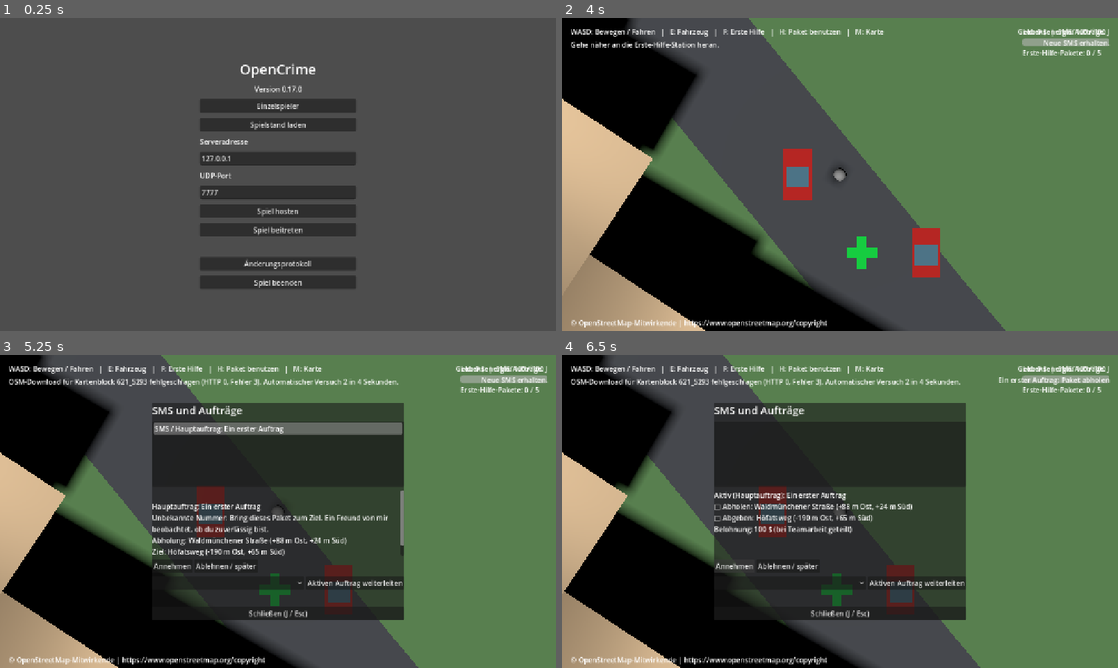
Above: before the commit, frames 1-4 (two rows, left to right).
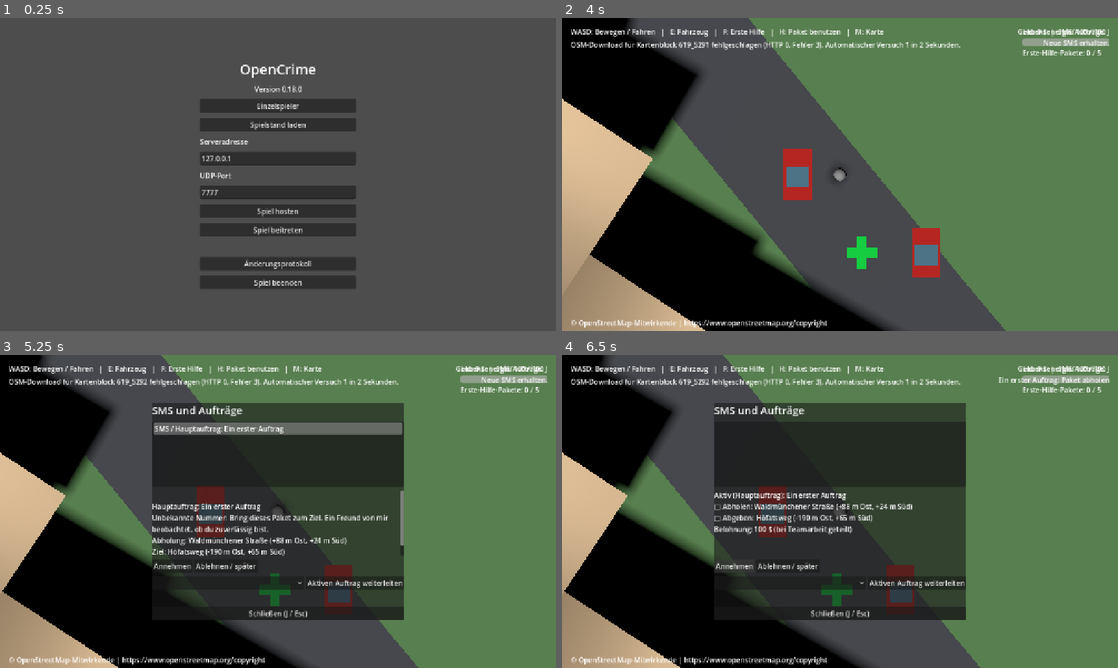
Above: after the commit, the same moments.

Repository: settstep/OpenCrime
Game: Godot game, scene res://scenes/menu.tscn
Two runs of this game, one before a commit and one after it. Both use one fixed random seed, a clock stepped at 60 frames per second and the inputs below.
Inputs (mouse positions are in pixels of both pictures, inside the frame that each line leads up to):
- Up to frame 1 (0.25 s): no input
- Up to frame 2 (4 s): click "Spiel beitreten" at 0.5 s; click "Spiel beitreten" at 1.25 s; click "Einzelspieler" at 2 s; click "Ort starten" at 2.75 s; tap Enter at 3.5 s; move the mouse to (962, 158) at 3.52 s; hold D (move_right) from 3.53 s (still down); hold F (first_aid) from 3.53 s (still down); click (962, 158) at 3.67 s
- Up to frame 3 (5.25 s): release D (move_right) at 4.25 s; release F (first_aid) at 4.25 s; drag from (166, 527) to (250, 574) at 4.27 s; move the mouse to (333, 442) at 5.02 s; hold D (move_right) from 5.03 s (still down); hold J (show_missions) from 5.03 s (still down)
- Up to frame 4 (6.5 s): release D (move_right) at 5.75 s; release J (show_missions) at 5.75 s; click "Annehmen" at 5.75 s

The runs differ from the first frame. In frame 1, less than 0.1% of the frame differs, in the area x 52-54%, y 21-24%; in frame 2, 0.8%, in the area x 2-72%, y 7-11%; in frame 3, less than 0.1%; in frame 4, less than 0.1%.

Commit message:
fix: respect Overpass rate limits and retry headers

Diff:
--- a/project.godot
+++ b/project.godot
@@ -11,7 +11,7 @@
 [application]
 
 config/name="OpenCrime"
-config/version="0.17.0"
+config/version="0.18.0"
 run/main_scene="res://scenes/menu.tscn"
 config/features=PackedStringArray("4.7", "GL Compatibility")
 
--- a/scripts/map_block_stream.gd
+++ b/scripts/map_block_stream.gd
@@ -9,11 +9,19 @@
 const GameLog = preload("res://scripts/game_log.gd")
 
 var CACHE_DIRECTORY := PlaceStore.BLOCK_CACHE_DIRECTORY
-const USER_AGENT := "OpenCrime/0.17.0 (+https://github.com/settstep/OpenCrime)"
+const USER_AGENT := "OpenCrime/0.18.0 (+https://github.com/settstep/OpenCrime)"
 const MAX_RESPONSE_BYTES := 8 * 1024 * 1024
-const MAX_CONCURRENT_DOWNLOADS := 2
+const MAX_CONCURRENT_DOWNLOADS := 1
+const MIN_REQUEST_INTERVAL_MS := 1000
 const RETRY_BASE_DELAY_MS := 2000
-const RETRY_MAX_DELAY_MS := 30000
+const RETRY_MAX_DELAY_MS := 120000
+const RATE_LIMIT_FALLBACK_DELAY_MS := 60000
+const MAX_RETRY_AFTER_DELAY_MS := 86400000
+const MONTH_NUMBERS := {
+	"jan": 1, "feb": 2, "mar": 3, "apr": 4,
+	"may": 5, "jun": 6, "jul": 7, "aug": 8,
+	"sep": 9, "oct": 10, "nov": 11, "dec": 12,
+}
 
 var world: Node3D
 var base_place: Dictionary = {}
@@ -25,6 +33,7 @@
 var failed_blocks: Dictionary = {}
 var retry_attempts: Dictionary = {}
 var ground_blocks: Dictionary = {}
+var next_request_allowed_at_ms := 0
 var base_block := Vector2i.ZERO
 var boundary_center := Vector2i.ZERO
 var pending_boundary_center := Vector2i.ZERO
@@ -91,6 +100,7 @@
 
 
 func _process(_delta: float) -> void:
+	_start_queued_download()
 	if world == null or base_place.is_empty() or not world.has_method("_map_block_watch_positions"):
 		return
 	var positions: Array = world.call("_map_block_watch_positions")
@@ -142,10 +152,71 @@
 
 static func retry_delay_ms(attempt: int) -> int:
 	var delay := RETRY_BASE_DELAY_MS
-	var doublings := mini(maxi(attempt - 1, 0), 4)
-	for _index in range(doublings):
+	for _index in range(maxi(attempt - 1, 0)):
+		if delay >= RETRY_MAX_DELAY_MS:
+			break
 		delay = mini(delay * 2, RETRY_MAX_DELAY_MS)
 	return delay
+
+
+static func retry_after_delay_ms(headers: PackedStringArray, now_unix: float = -1.0) -> int:
+	for header in headers:
+		var separator := header.find(":")
+		if separator < 0 or header.substr(0, separator).strip_edges().to_lower() != "retry-after":
+			continue
+		var value := header.substr(separator + 1).strip_edges()
+		if value.is_valid_int():
+			return clampi(value.to_int() * 1000, 0, MAX_RETRY_AFTER_DELAY_MS)
+		return _http_date_delay_ms(value, now_unix)
+	return -1
+
+
+static func retry_delay_for_response(attempt: int, code: int, headers: PackedStringArray, now_unix: float = -1.0) -> int:
+	var delay := retry_delay_ms(attempt)
+	var server_delay := retry_after_delay_ms(headers, now_unix)
+	if server_delay >= 0:
+		return maxi(delay, server_delay)
+	if code == 429:
+		return maxi(delay, RATE_LIMIT_FALLBACK_DELAY_MS)
+	return delay
+
+
+static func _http_date_delay_ms(value: String, now_unix: float) -> int:
+	var parts := value.replace(",", "").split(" ", false)
+	if parts.size() != 6 or parts[5].to_upper() != "GMT":
+		return -1
+	var month := int(MONTH_NUMBERS.get(parts[2].to_lower(), 0))
+	var date_parts := parts[4].split(":", false)
+	if month == 0 or date_parts.size() != 3 or not parts[1].is_valid_int() or not parts[3].is_valid_int():
+		return -1
+	for part in date_parts:
+		if not part.is_valid_int():
+			return -1
+	var day := parts[1].to_int()
+	var year := parts[3].to_int()
+	var hour := date_parts[0].to_int()
+	var minute := date_parts[1].to_int()
+	var second := date_parts[2].to_int()
+	if year < 1 or day < 1 or hour > 23 or minute > 59 or second > 59:
+		return -1
+	var days_in_month := 31
+	if month == 2:
+		var is_leap_year := year % 4 == 0 and (year % 100 != 0 or year % 400 == 0)
+		days_in_month = 29 if is_leap_year else 28
+	elif month == 4 or month == 6 or month == 9 or month == 11:
+		days_in_month = 30
+	if day > days_in_month:
+		return -1
+	var target_unix := Time.get_unix_time_from_datetime_dict({
+		"year": year,
+		"month": month,
+		"day": day,
+		"hour": hour,
+		"minute": minute,
+		"second": second,
+	})
+	var current_unix := now_unix if now_unix >= 0.0 else Time.get_unix_time_from_system()
+	return clampi(ceili(maxf(float(target_unix) - current_unix, 0.0) * 1000.0), 0, MAX_RETRY_AFTER_DELAY_MS)
 
 
 func _window_ready(center: Vector2i) -> bool:
@@ -191,11 +262,19 @@
 		if not pending_blocks.has(block):
 			pending_blocks.append(block)
 		return
+	if Time.get_ticks_msec() < next_request_allowed_at_ms:
+		if not pending_blocks.has(block):
+			pending_blocks.append(block)
+		return
 	_start_download(block)
 
 
 func _start_download(block: Vector2i) -> void:
 	if not desired_blocks.has(block) or requests.size() >= MAX_CONCURRENT_DOWNLOADS:
+		return
+	if Time.get_ticks_msec() < next_request_allowed_at_ms:
+		if not pending_blocks.has(block):
+			pending_blocks.append(block)
 		return
 	var bounds := Grid.block_bounds(base_place.origin, block)
 	var bbox := "%.7f,%.7f,%.7f,%.7f" % bounds
@@ -208,6 +287,7 @@
 	add_child(request)
 	request.request_completed.connect(_on_download_completed.bind(block, request))
 	requests[block] = request
+	next_request_allowed_at_ms = Time.get_ticks_msec() + MIN_REQUEST_INTERVAL_MS
 	var error := request.request(endpoint + "?data=" + query.uri_encode(), PackedStringArray(["User-Agent: " + USER_AGENT, "Accept: application/json"]))
 	if error != OK:
 		requests.erase(block)
@@ -216,11 +296,17 @@
 		_start_queued_download()
 
 
-func _on_download_completed(result: int, code: int, _headers: PackedStringArray, body: PackedByteArray, block: Vector2i, request: HTTPRequest) -> void:
+func _on_download_completed(result: int, code: int, headers: PackedStringArray, body: PackedByteArray, block: Vector2i, request: HTTPRequest) -> void:
 	requests.erase(block)
 	request.queue_free()
 	if result != HTTPRequest.RESULT_SUCCESS or code != 200:
-		_fail_block(block, "OSM-Download für Kartenblock %s fehlgeschlagen (HTTP %d, Fehler %d)." % [Grid.key(block), code, result])
+		var attempt := int(retry_attempts.get(block, 0)) + 1
+		var retry_delay := retry_delay_for_response(attempt, code, headers)
+		var retry_after := retry_after_delay_ms(headers)
+		if code == 429 or code == 503 or retry_after >= 0:
+			var cooldown := retry_delay if code == 429 or code == 503 else retry_after
+			_apply_request_cooldown(cooldown)
+		_fail_block(block, "OSM-Download für Kartenblock %s fehlgeschlagen (HTTP %d, Fehler %d)." % [Grid.key(block), code, result], retry_delay)
 		_start_queued_download()
 		return
 	var json := JSON.new()
@@ -258,11 +344,18 @@
 
 
 func _start_queued_download() -> void:
+	if requests.size() >= MAX_CONCURRENT_DOWNLOADS or Time.get_ticks_msec() < next_request_allowed_at_ms:
+		return
 	while not pending_blocks.is_empty() and requests.size() < MAX_CONCURRENT_DOWNLOADS:
 		var block: Vector2i = pending_blocks.pop_front()
 		var is_loaded: bool = loaded_blocks.has(block) and block != base_block
 		if desired_blocks.has(block) and not is_loaded and not requests.has(block):
 			_start_download(block)
+			return
+
+
+func _apply_request_cooldown(delay_ms: int) -> void:
+	next_request_allowed_at_ms = maxi(next_request_allowed_at_ms, Time.get_ticks_msec() + delay_ms)
 
 
 func _activate_block(block: Vector2i, place: Dictionary) -> void:
@@ -398,10 +491,10 @@
 	stream_status_message = ""
 
 
-func _fail_block(block: Vector2i, message: String) -> void:
+func _fail_block(block: Vector2i, message: String, minimum_delay_ms: int = 0) -> void:
 	var attempt := int(retry_attempts.get(block, 0)) + 1
 	retry_attempts[block] = attempt
-	var delay := retry_delay_ms(attempt)
+	var delay := maxi(retry_delay_ms(attempt), minimum_delay_ms)
 	failed_blocks[block] = Time.get_ticks_msec() + delay
 	var retry_message := "%s Automatischer Versuch %d in %d Sekunden." % [message, attempt, ceili(float(delay) / 1000.0)]
 	_report_error(retry_message)
--- a/scripts/map_view.gd
+++ b/scripts/map_view.gd
@@ -6,7 +6,7 @@
 const TILE_SIZE := 256.0
 const DataPaths = preload("res://scripts/data_paths.gd")
 const FALLBACK_CACHE_SECONDS := 604800
-const USER_AGENT := "OpenCrime/0.17.0 (+https://github.com/settstep/OpenCrime)"
+const USER_AGENT := "OpenCrime/0.18.0 (+https://github.com/settstep/OpenCrime)"
 
 var CACHE_DIRECTORY := DataPaths.path("tile_cache")
 var center := Vector2(47.7748417, 10.6034933)
--- a/scripts/place_selection.gd
+++ b/scripts/place_selection.gd
@@ -5,7 +5,7 @@
 
 const PlaceStore = preload("res://scripts/place_store.gd")
 const Grid = preload("res://scripts/map_block_grid.gd")
-const USER_AGENT := "OpenCrime/0.17.0 (+https://github.com/settstep/OpenCrime)"
+const USER_AGENT := "OpenCrime/0.18.0 (+https://github.com/settstep/OpenCrime)"
 const PLACE_EXTENT_METERS := 165.0
 const MAX_RESPONSE_BYTES := 8 * 1024 * 1024
 
--- a/tests/map_block_test.gd
+++ b/tests/map_block_test.gd
@@ -95,8 +95,29 @@
 	if stream._window_ready(block):
 		_fail("An incomplete 3x3 area was considered ready.")
 		return
-	if MapBlockStream.retry_delay_ms(1) != 2000 or MapBlockStream.retry_delay_ms(2) != 4000 or MapBlockStream.retry_delay_ms(5) != 30000 or MapBlockStream.retry_delay_ms(10) != 30000:
+	if MapBlockStream.retry_delay_ms(1) != 2000 or MapBlockStream.retry_delay_ms(2) != 4000 or MapBlockStream.retry_delay_ms(5) != 32000 or MapBlockStream.retry_delay_ms(6) != 64000 or MapBlockStream.retry_delay_ms(10) != 120000:
 		_fail("Block retry delays are not exponentially increasing and capped.")
+		return
+	if MapBlockStream.retry_after_delay_ms(PackedStringArray(["retry-after: 30"]), 0.0) != 30000:
+		_fail("A numeric Retry-After header was not parsed.")
+		return
+	if MapBlockStream.retry_after_delay_ms(PackedStringArray(["Retry-After: Thu, 01 Jan 1970 00:01:00 GMT"]), 0.0) != 60000:
+		_fail("An HTTP-date Retry-After header was not parsed.")
+		return
+	if MapBlockStream.retry_after_delay_ms(PackedStringArray(["Retry-After: not-a-date"]), 0.0) != -1:
+		_fail("An invalid Retry-After header was accepted.")
+		return
+	if MapBlockStream.retry_after_delay_ms(PackedStringArray(["Retry-After: Mon, 31 Feb 1970 00:01:00 GMT"]), 0.0) != -1:
+		_fail("An invalid HTTP-date Retry-After header was accepted.")
+		return
+	if MapBlockStream.retry_delay_for_response(1, 429, PackedStringArray(), 0.0) != 60000:
+		_fail("A rate-limited response did not receive the fallback cooldown.")
+		return
+	if MapBlockStream.retry_delay_for_response(2, 429, PackedStringArray(["Retry-After: 90"]), 0.0) != 90000:
+		_fail("A rate-limited response did not honor Retry-After.")
+		return
+	if MapBlockStream.retry_delay_for_response(4, 429, PackedStringArray(["Retry-After: 3"]), 0.0) != 16000:
+		_fail("A short Retry-After value bypassed the exponential rate-limit backoff.")
 		return
 
 	var world := Node3D.new()
Not shown, changed: BUGS.md
Not shown, changed: CHANGELOG.md
Not shown, changed: githubcosts.md
